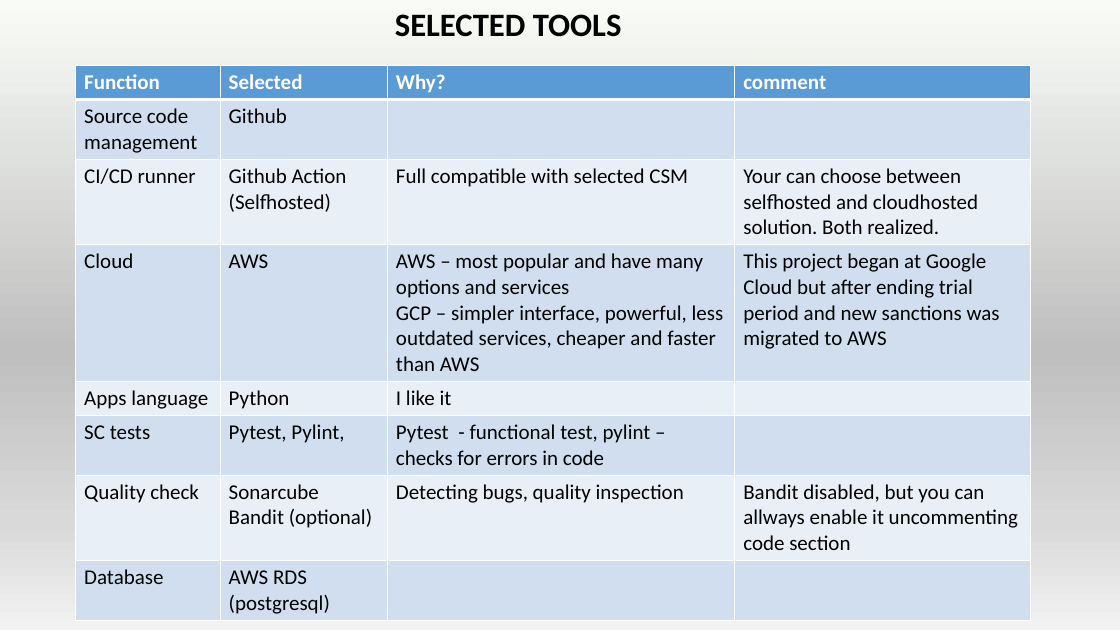
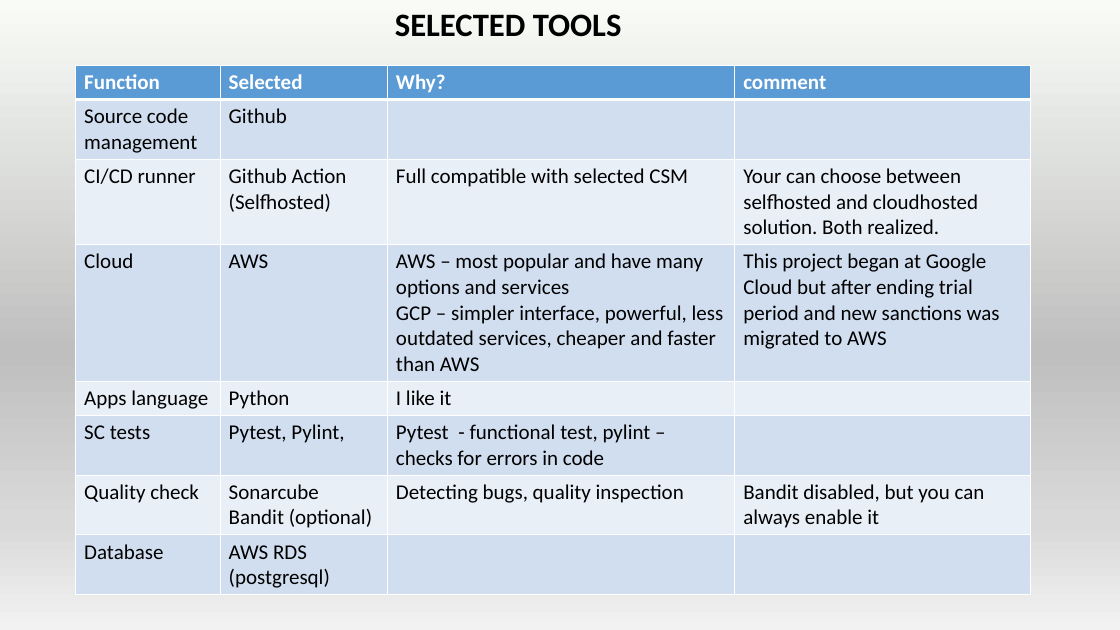
Before and after one commit to runalsh/epam-devops-aws, a slide deck: slide 4 of pres.pptx. Drawn at 1120x630 pixels with LibreOffice and Linux fonts; fonts in the diff are those of the drawing. Boxes give left, top, right and bottom in pixels: in the first picture for what was removed or moved away, otherwise in the second. Text is boxed around its words. In the diff, an @@ line names an element or a change of style, - is before the commit and + after.

```diff
--- a/pres.pptx
+++ b/pres.pptx
@@ table at (76,66,1030,592) @@
-row 7, column 4: Bandit disabled, but you can allways enable it uncommenting code section
+row 7, column 4: Bandit disabled, but you can always enable it
```
Also in this commit, not shown: 1 other slide changed, 1 slide added, 1 slide removed, 2 other files.
